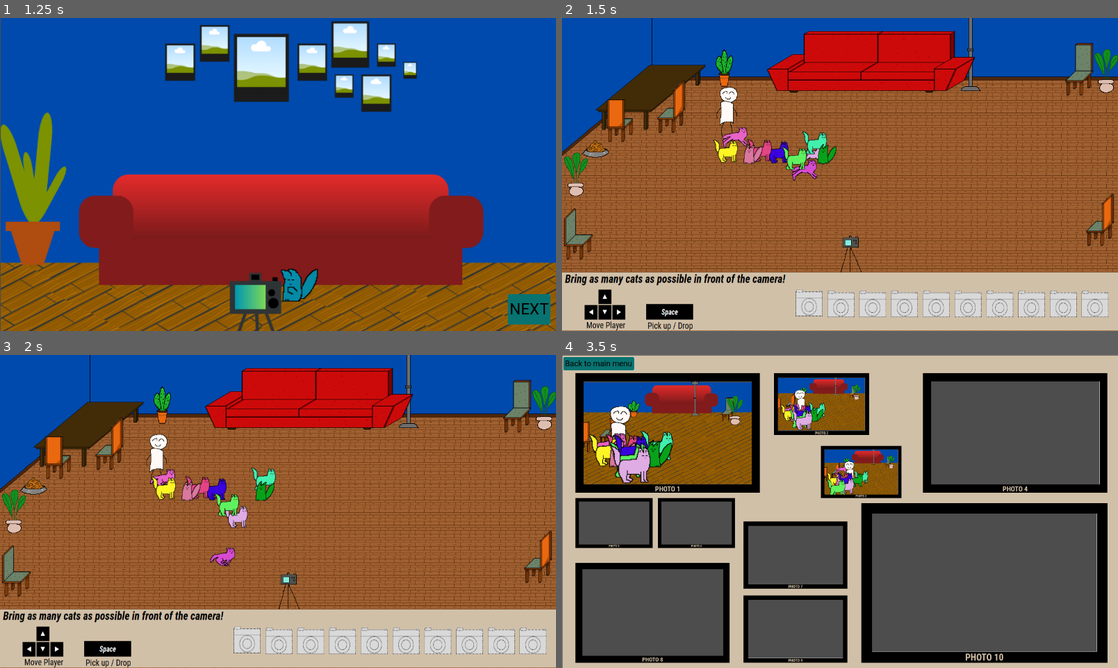
Above: before the commit, frames 1-4 (two rows, left to right).
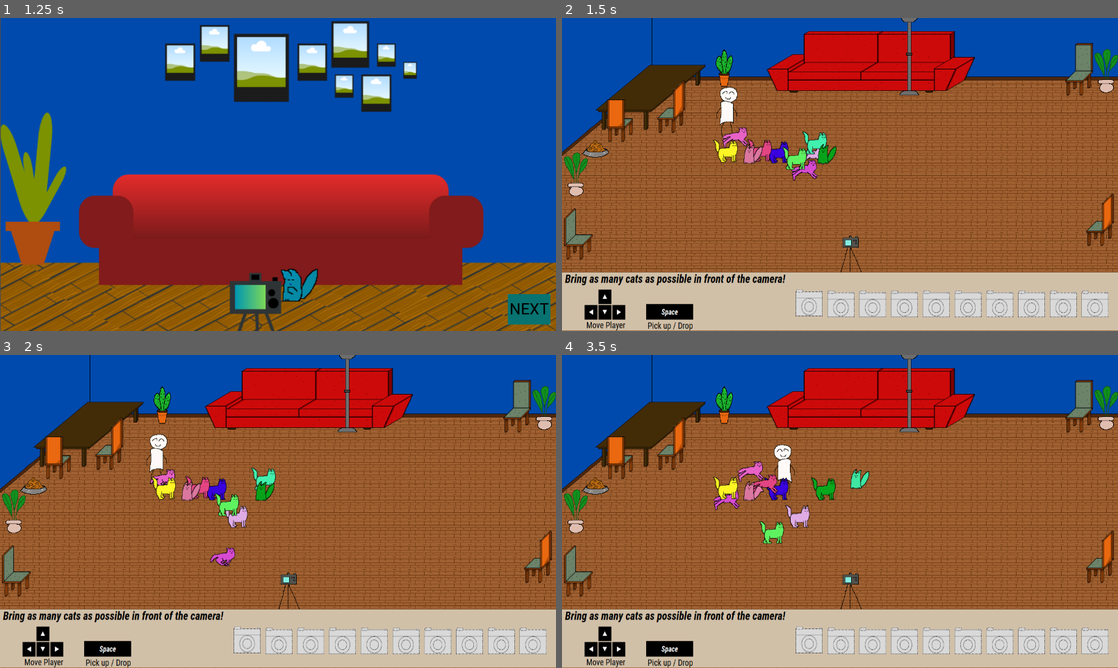
Above: after the commit, the same moments.

Repository: Mad2F/Catografy
Game: Godot game, scene res://code/scenes/Root.tscn
The game is run twice, just before and just after one commit, with the same random seed, the same clock (stepped at 60 frames per second) and the same inputs.
Inputs:
- Up to frame 1 (1.25 s): click "PLAY" at 0.5 s
- Up to frame 2 (1.5 s): click "NEXT" at 1.25 s
- Up to frame 3 (2 s): no input
- Up to frame 4 (3.5 s): tap Enter (last_photo) at 2, 2.1, 3.05 s; hold Right (move_right) 2.03-2.78 s; tap P (take_photo) at 2.3, 2.85 s; hold Down (move_down) from 2.78 s (still down)

Frame 1 is identical in both runs. In frame 2, 0.4% of the frame differs, in the area x 60-76%, y 0-25%; in frame 3, 0.4%; in frame 4, 95%, in the area x 0-100%, y 0-100%.

Commit message:
various fixes

Diff:
--- a/code/Environment/Camera.gd
+++ b/code/Environment/Camera.gd
@@ -11,12 +11,12 @@
 
 
 # TODO : A retirer avant de publier le jeu !!
-func _process(_delta):
-	if Input.is_action_just_pressed("take_photo"):
-		_takePhoto()
-	elif Input.is_action_just_pressed("last_photo"):
-		_photosTaken = maxPhotos
-		_on_timer_timeout()
+#func _process(_delta):
+#	if Input.is_action_just_pressed("take_photo"):
+#		_takePhoto()
+#	elif Input.is_action_just_pressed("last_photo"):
+#		_photosTaken = maxPhotos
+#		_on_timer_timeout()
 
 func start_loop():
 	$Timer.start()
--- a/code/scenes/game.tscn
+++ b/code/scenes/game.tscn
@@ -50,7 +50,8 @@
 position = Vector2(1255, 118)
 
 [node name="Lamp2" parent="MiscItems" instance=ExtResource("9_7m0e1")]
-position = Vector2(940, 52)
+z_index = 1
+position = Vector2(799, 62)
 
 [node name="FlowerPot2" parent="MiscItems" instance=ExtResource("8_8lhlm")]
 position = Vector2(34, 356)
@@ -93,6 +94,7 @@
 rotation = 1.5708
 
 [node name="Wall4" parent="Walls" instance=ExtResource("10_idifn")]
+visible = false
 position = Vector2(587, -682)
 rotation = 3.14159
 
